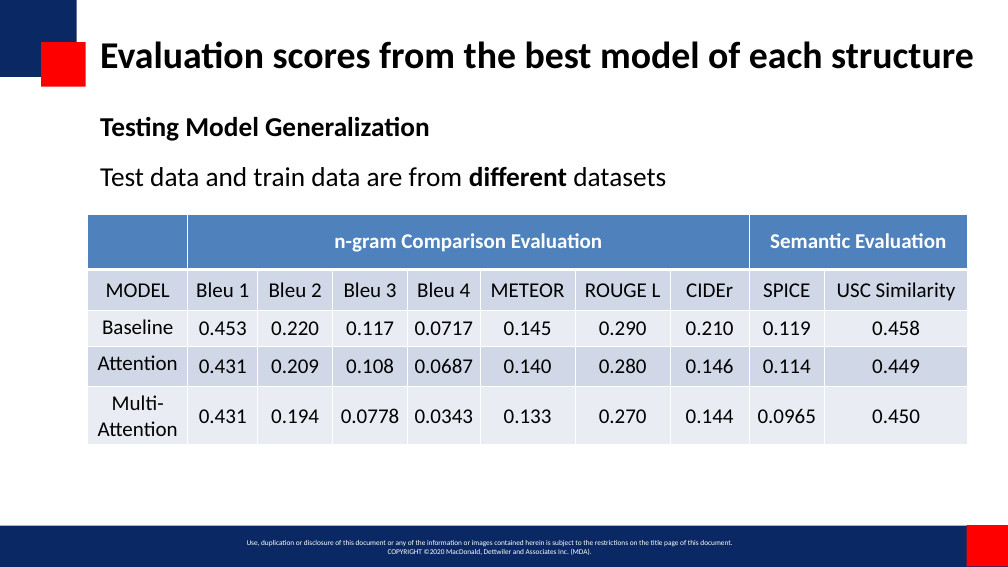
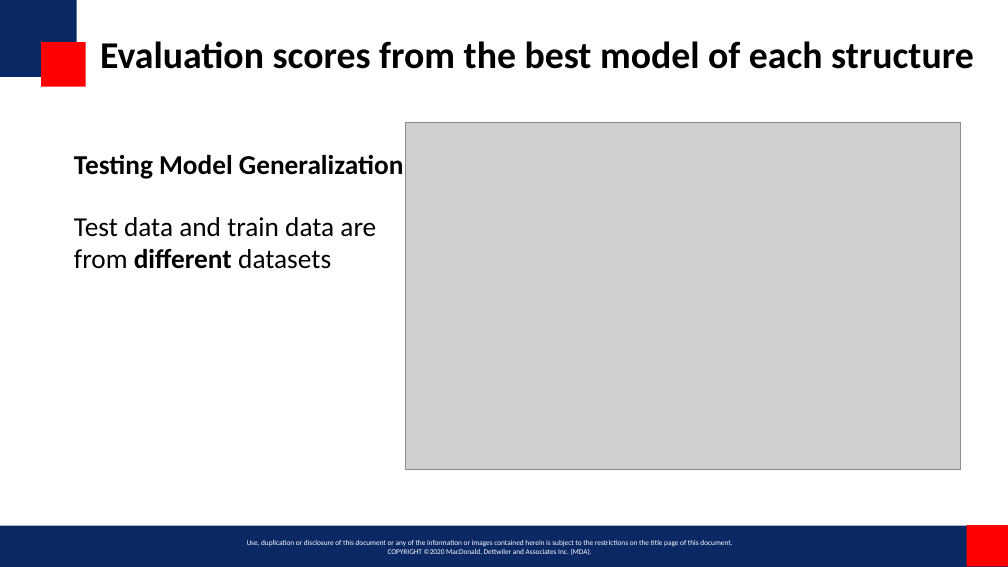
Before and after one commit to miketianchen/MDA_image_captioning, a slide deck: slide 13 of docs/final_presentation.pptx (slide 14 before the commit). Drawn at 1008x567 pixels with LibreOffice and Linux fonts; fonts in the diff are those of the drawing; grey boxes stand for pictures; background and template pictures are left out. Boxes give left, top, right and bottom in pixels: in the first picture for what was removed or moved away, otherwise in the second. Text is boxed around its words. In the diff, an @@ line names an element or a change of style, - is before the commit and + after.

Commit message:
Modified presentation slides for the data science part

```diff
--- a/docs/final_presentation.pptx
+++ b/docs/final_presentation.pptx
@@ text "Testing Model Generalization": place and size @@
-text "Testing Model Generalization" at <box>100,117,430,141</box>
+text "Testing Model Generalization" at <box>74,155,404,179</box>
@@ picture added at <box>406,123,960,469</box> @@
@@ text "Test data and train data ..." rewrapped from <box>100,167,666,187</box> to <box>74,217,376,269</box> @@
@@ table removed at <box>88,214,968,445</box>, 5 rows, 10 columns @@
- | n-gram Comparison Evaluation |  |  |  |  |  |  | Semantic Evaluation | 
-MODEL | Bleu 1 | Bleu 2 | Bleu 3 | Bleu 4 | METEOR | ROUGE L | CIDEr | SPICE | USC Similarity
-Baseline | 0.453 | 0.220 | 0.117 | 0.0717 | 0.145 | 0.290 | 0.210 | 0.119 | 0.458
-Attention | 0.431 | 0.209 | 0.108 | 0.0687 | 0.140 | 0.280 | 0.146 | 0.114 | 0.449
-Multi-Attention | 0.431 | 0.194 | 0.0778 | 0.0343 | 0.133 | 0.270 | 0.144 | 0.0965 | 0.450
```
Also in this commit, not shown: 5 other slides changed, 1 other file.
